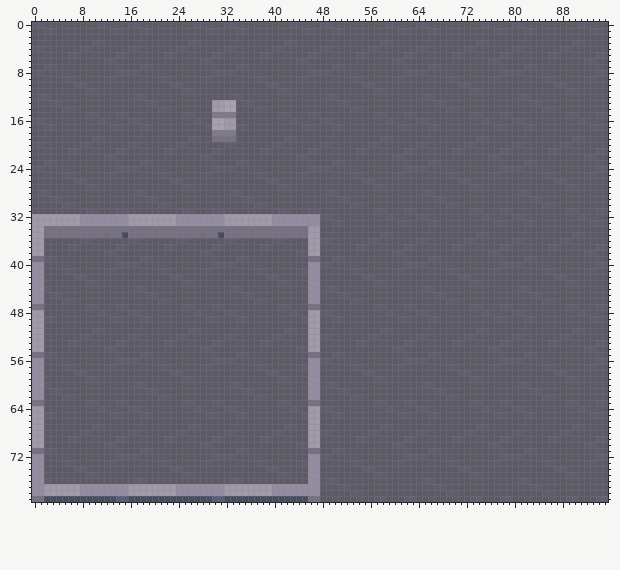
One commit to this pixel-art file: EverlastingSovyonok/assets/world/ground/plate.ase. This is how it looked before the edit.
96x80 pixels, 1 frame. Colours within 5 levels of each other are drawn and written as one.
The result:
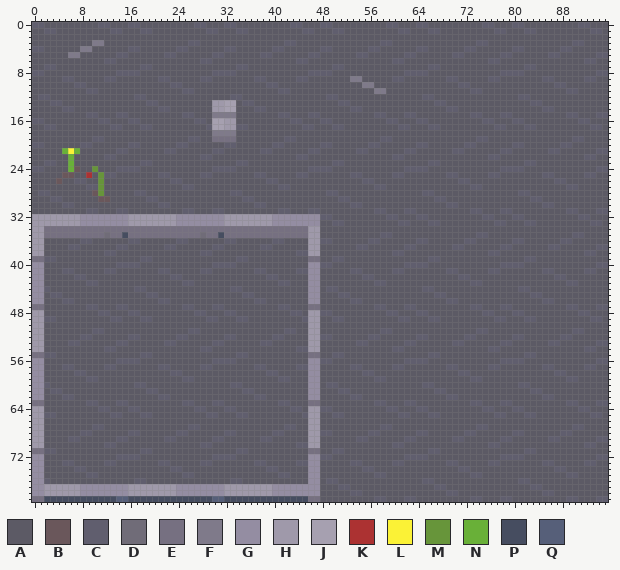
Palette (. is transparent): A #5c5a65  B #6a575b  C #605e6e  D #706c78  E #767081  F #7f7a8a  G #948da2  H #9f99aa  J #a6a0b0  K #ac3232  L #fbf236  M #67953a  N #69b038  P #464d60  Q #565f79
The exact change:
{"where": "layer \"Layer 1\""}
{"y":3,"x":10,"old":"CC","new":"FF"}
{"y":4,"x":8,"old":"CC","new":"FF"}
{"y":5,"x":6,"old":"CC","new":"FF"}
{"y":9,"x":53,"old":"CC","new":"FF"}
{"y":10,"x":55,"old":"CC","new":"FF"}
{"y":11,"x":57,"old":"CC","new":"FF"}
{"y":21,"x":5,"old":"ACC","new":"NLN"}
{"y":22,"x":6,"old":"A","new":"N"}
{"y":23,"x":6,"old":"A","new":"N"}
{"y":24,"x":6,"old":"AA","new":"NB"}
{"y":24,"x":10,"old":"A","new":"M"}
{"y":25,"x":5,"old":"CC","new":"BB"}
{"y":25,"x":9,"old":"A","new":"K"}
{"y":25,"x":11,"old":"A","new":"M"}
{"y":26,"x":4,"old":"A","new":"B"}
{"y":26,"x":11,"old":"A","new":"M"}
{"y":27,"x":11,"old":"A","new":"M"}
{"y":28,"x":10,"old":"AA","new":"BM"}
{"y":29,"x":11,"old":"AA","new":"BB"}
{"label":"changed","picture_box":[68,40,104,58]}
{"label":"changed","picture_box":[350,76,386,94]}
{"label":"changed","picture_box":[56,148,110,202]}
